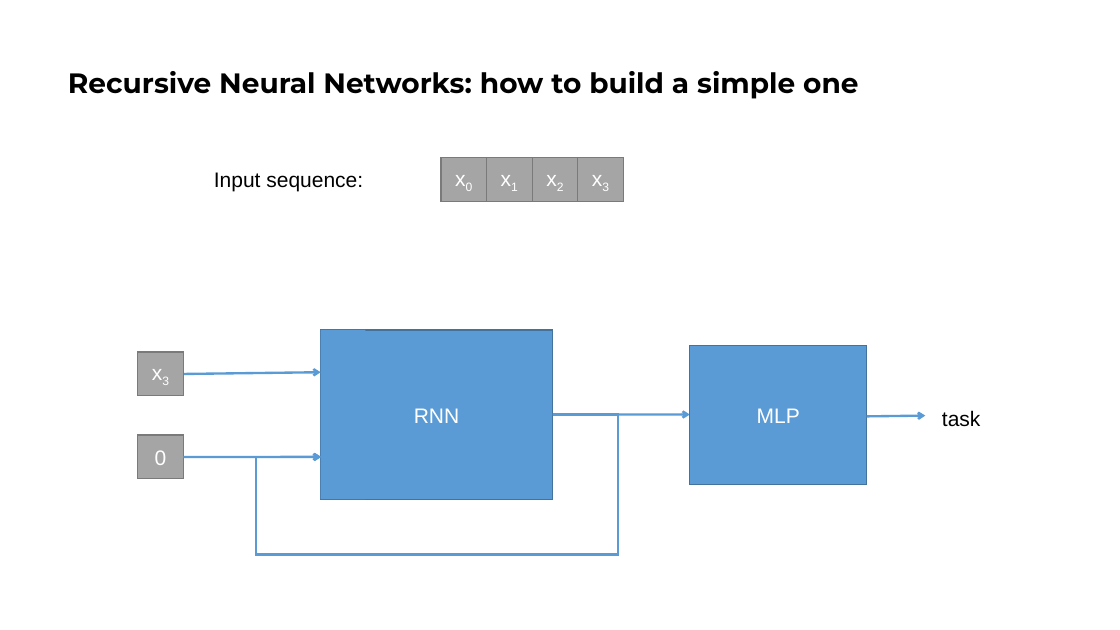
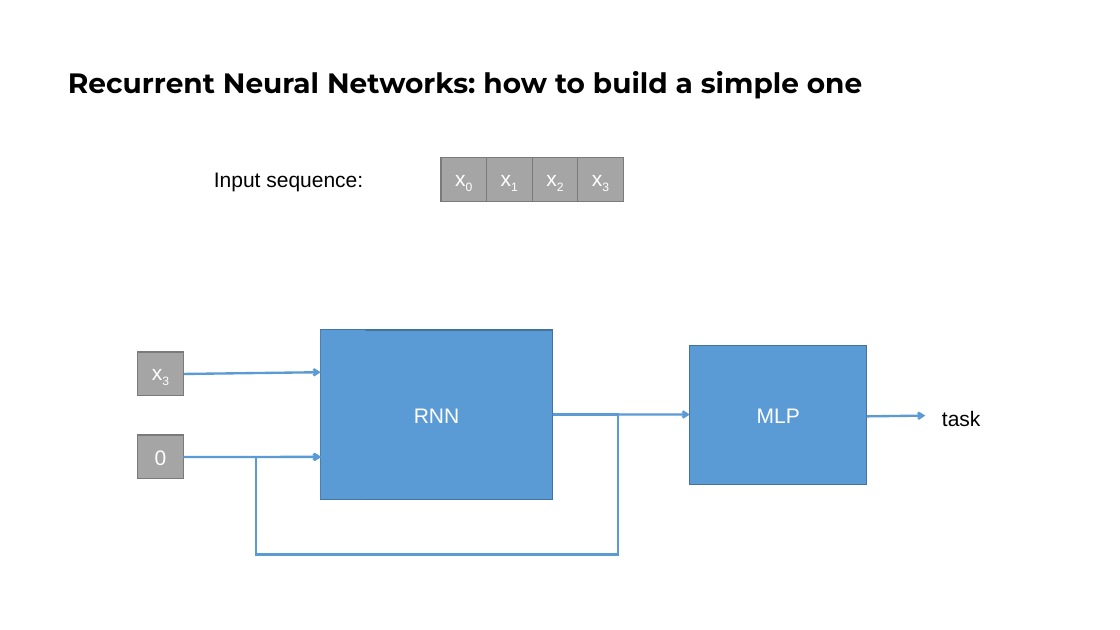
Before and after one commit to galatolofederico/cidl2324, a slide deck: slide 3 of Lecture 4/rnn.pptx. Drawn at 1120x630 pixels with LibreOffice and Linux fonts; fonts in the diff are those of the drawing. Boxes give left, top, right and bottom in pixels: in the first picture for what was removed or moved away, otherwise in the second. Text is boxed around its words. In the diff, an @@ line names an element or a change of style, - is before the commit and + after.

```diff
--- a/Lecture 4/rnn.pptx
+++ b/Lecture 4/rnn.pptx
@@ title at (x1=68, y1=71, x2=862, y2=99): text changed @@
-Recursive Neural Networks: how to build a simple one
+Recurrent Neural Networks: how to build a simple one
```
Also in this commit, not shown: 5 other slides changed, 1 other file.
